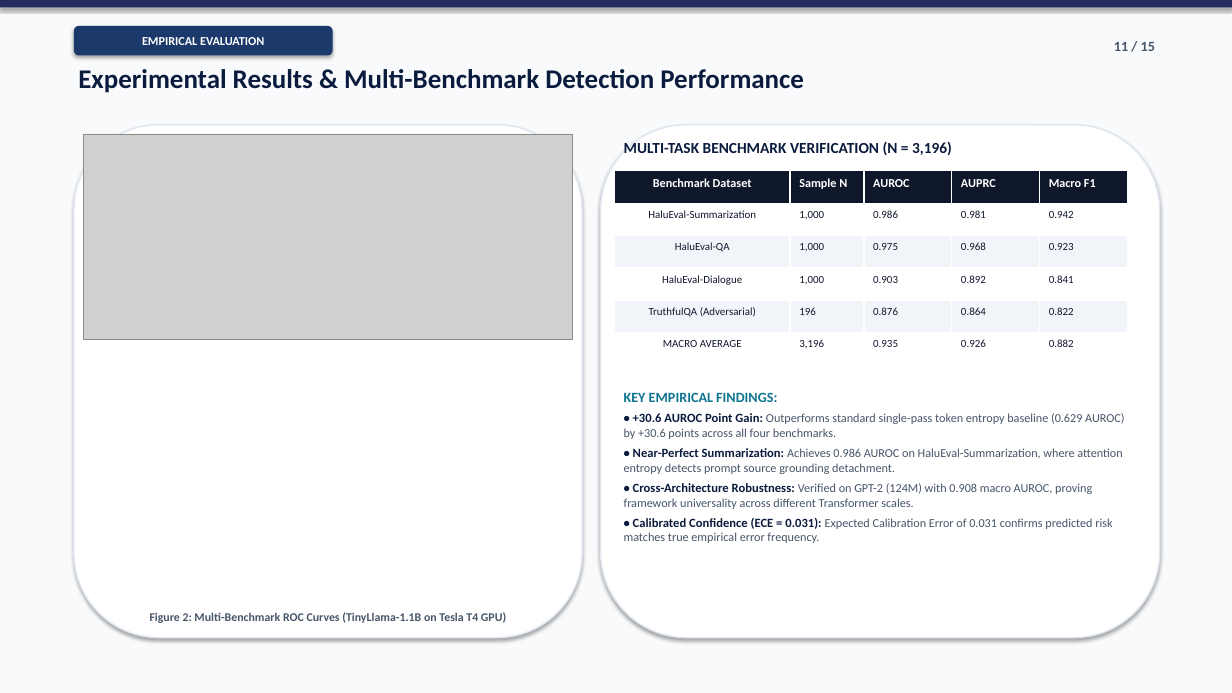
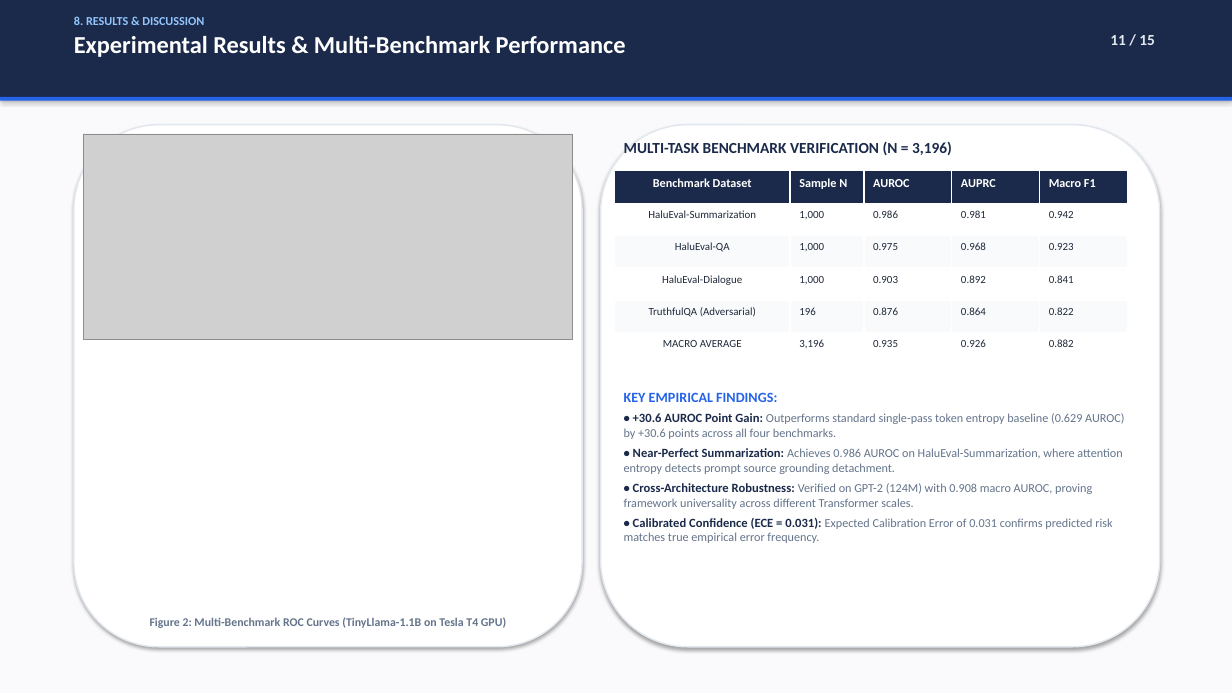
Before and after one commit to yogeshravi19/trueguard, a slide deck: slide 11 of CAPSTONE/FINAL_PRESENTATION.pptx. Drawn at 1232x693 pixels with LibreOffice and Linux fonts; fonts in the diff are those of the drawing; grey boxes stand for pictures. Boxes give left, top, right and bottom in pixels: in the first picture for what was removed or moved away, otherwise in the second. Text is boxed around its words. In the diff, an @@ line names an element or a change of style, - is before the commit and + after.

Commit message:
Redesign final review presentation with authentic academic VIT background, implementation details, and comparison with Review 2 baseline

```diff
--- a/CAPSTONE/FINAL_PRESENTATION.pptx
+++ b/CAPSTONE/FINAL_PRESENTATION.pptx
@@ rectangle at (0,0,1232,693): fill #F8FAFC to #FAFAFC @@
@@ rectangle: place and size @@
-rectangle at (0,0,1232,7)
+rectangle at (0,0,1232,97)
@@ rectangle at (0,0,1232,97): fill #242C5F to #1B2A4A @@
@@ text at (74,16,626,57): text changed; size 21 to 19 pt; text colour #0B1B3D to #FFFFFF @@
-Experimental Results & Multi-Benchmark Detection Performance
+8. RESULTS & DISCUSSION
+Experimental Results & Multi-Benchmark Performance
@@ rounded rectangle removed at (74,26,333,55) @@
-EMPIRICAL EVALUATION
@@ text "11 / 15" at (1110,35,1155,45): size 11 to 12 pt, text colour #475569 to #E2E8F0 @@
@@ rectangle added at (0,97,1232,101), fill #2563EB @@
@@ rounded rectangle at (74,125,582,647): outline #E2E8F0 1.2 pt to #E2E8F0 1.1 pt @@
@@ rounded rectangle: place and size @@
-rounded rectangle at (74,125,582,638)
+rounded rectangle at (74,125,582,647)
@@ rounded rectangle: place and size @@
-rounded rectangle at (601,125,1160,638)
+rounded rectangle at (601,125,1160,647)
@@ rounded rectangle at (601,125,1160,647): outline #E2E8F0 1.2 pt to #E2E8F0 1.1 pt @@
@@ text "MULTI-TASK BENCHMARK VERIFICATION (N = ..." at (624,141,952,155): text colour #0B1B3D to #1B2A4A @@
@@ table at (615,171,1128,365) @@
@@ fill #0F172A to #1B2A4A in row 1 @@
@@ fill #F1F5F9 to #F8FAFC in 10 cells @@
@@ text colour #0F172A to #1E293B in "HaluEval-Summarization", "1,000", "0.986", "0.981" and 21 more places @@
@@ text "KEY EMPIRICAL FINDINGS:" at (624,392,1124,543): text colour #0E7490 to #2563EB in "KEY EMPIRICAL FINDINGS:"; text colour #0B1B3D to #1B2A4A in "• +30.6 AUROC Point Gain:", "• Near-Perfect Summarization:", "• Cross-Architecture Robustness:", "• Calibrated Confidence (ECE = 0.031):"; text colour #475569 to #64748B in "Outperforms standard single-pass token entropy baseline (0.6 ...", "Achieves 0.986 AUROC on HaluEval-Summarization, where attent ...", "Verified on GPT-2 (124M) with 0.908 macro ...", "Expected Calibration Error of 0.031 confirms predicted ..." @@
@@ text "Figure 2: Multi-Benchmark ROC Curves ..." at (150,617,506,628): text colour #475569 to #64748B @@
```
Also in this commit, not shown: 14 other slides changed, 6 other files.
